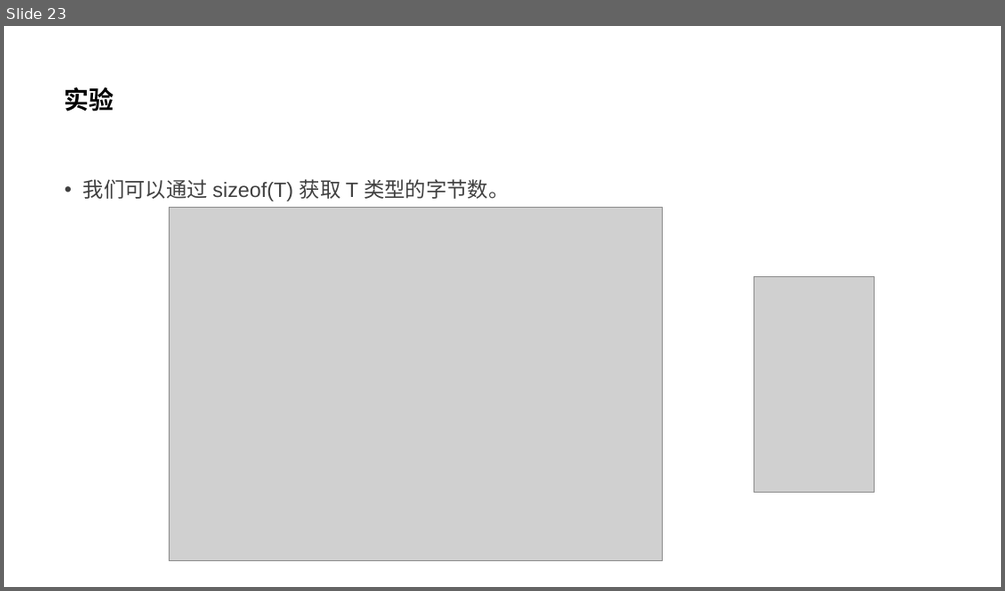
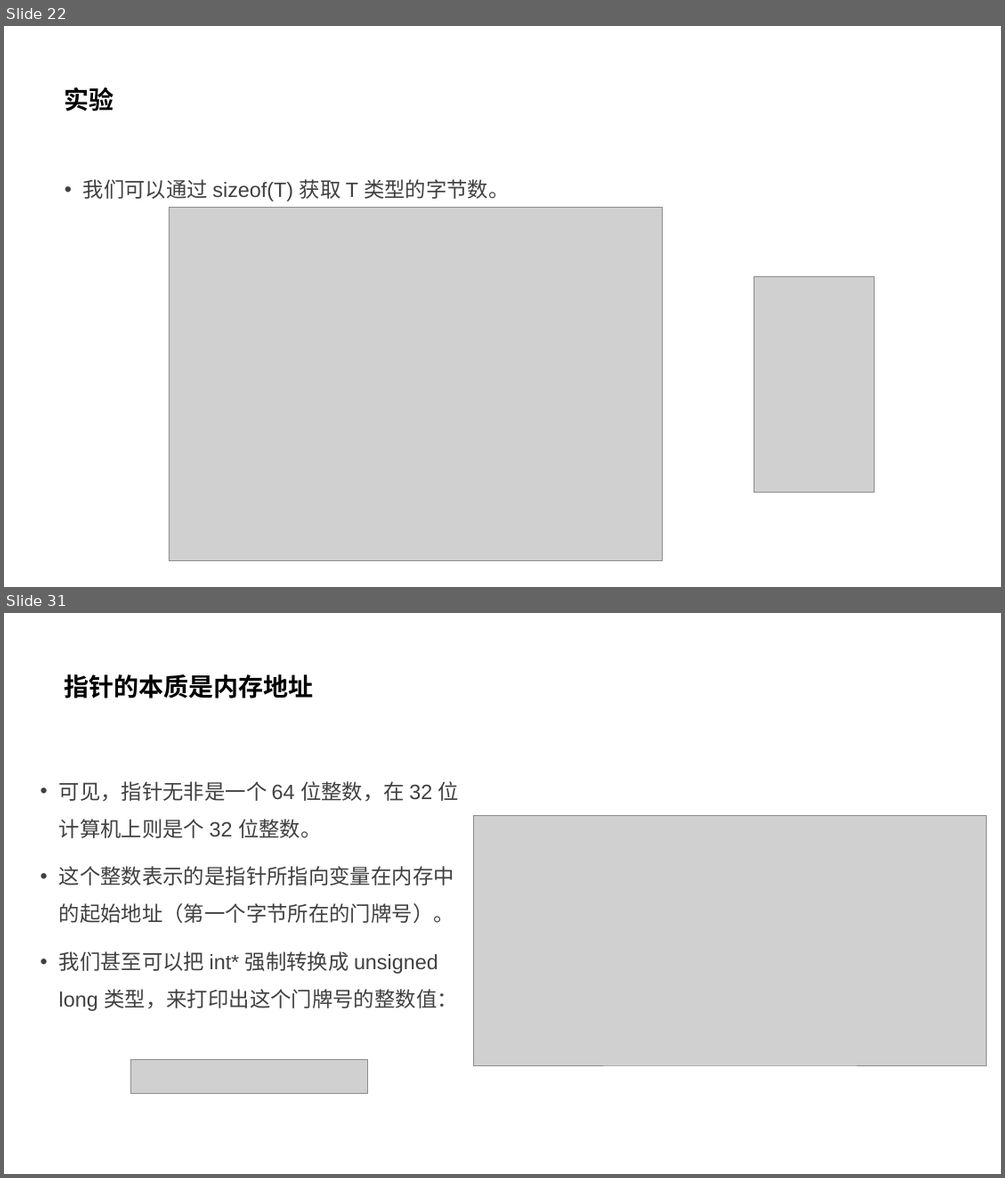
Before and after one commit to parallel101/course, a slide deck: 12/slides.pptx. Shown one above the other, each under a label of ours: slide 23 before the commit, slides 22 and 31 after it; the slides between them are not shown. The pictures are 1005x591 and 1005x1178 pixels, drawn with LibreOffice and Linux fonts; fonts in the diff are those of the drawing; grey boxes stand for pictures. Boxes give left, top, right and bottom in pixels: in the first picture for what was removed or moved away, otherwise in the second. Text is boxed around its words. In the diff, an @@ line names an element or a change of style, - is before the commit and + after.

```diff
--- a/12/slides.pptx
+++ b/12/slides.pptx
@@ slide 31 added at (x1=4, y1=613, x2=1001, y2=1174), background #FFFFFF @@
@@ title added at (x1=65, y1=674, x2=314, y2=698), 24 pt, text #000000, bold @@
+指针的本质是内存地址
@@ text added at (x1=59, y1=781, x2=459, y2=1011), 20 pt, text #404040 @@
+• 可见，指针无非是一个 64 位整数，在 32 位计算机上则是个 32 位整数。
+• 这个整数表示的是指针所指向变量在内存中的起始地址（第一个字节所在的门牌号）。
+• 我们甚至可以把 int* 强制转换成 unsigned long 类型，来打印出这个门牌号的整数值：
@@ picture added at (x1=474, y1=815, x2=987, y2=1065) @@
@@ picture added at (x1=131, y1=1060, x2=367, y2=1094) @@
@@ what was slide 23 is now slide 22 @@
```
Also in this commit, not shown: 1 slide changed, 9 other slides added, 1 slide removed, 13 other files.
